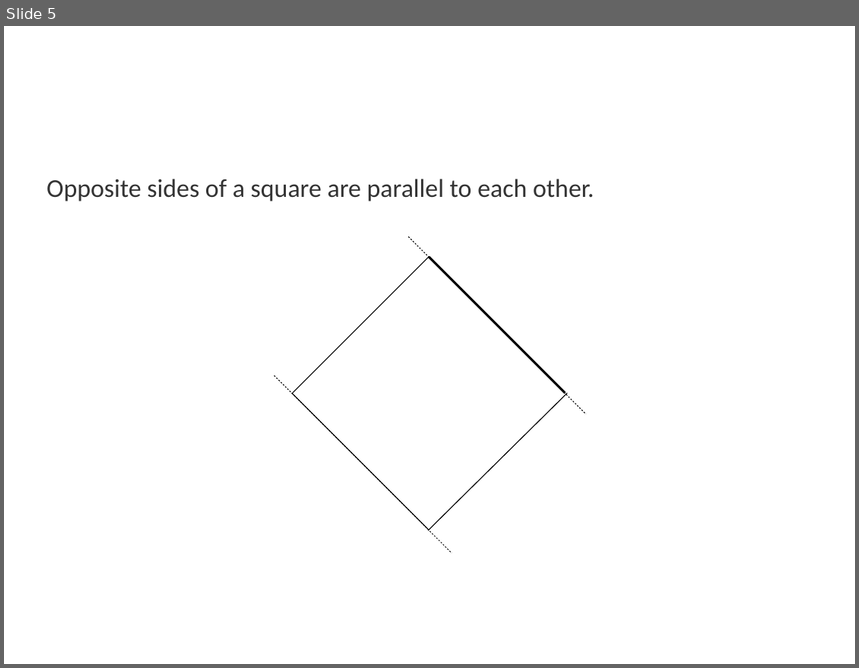
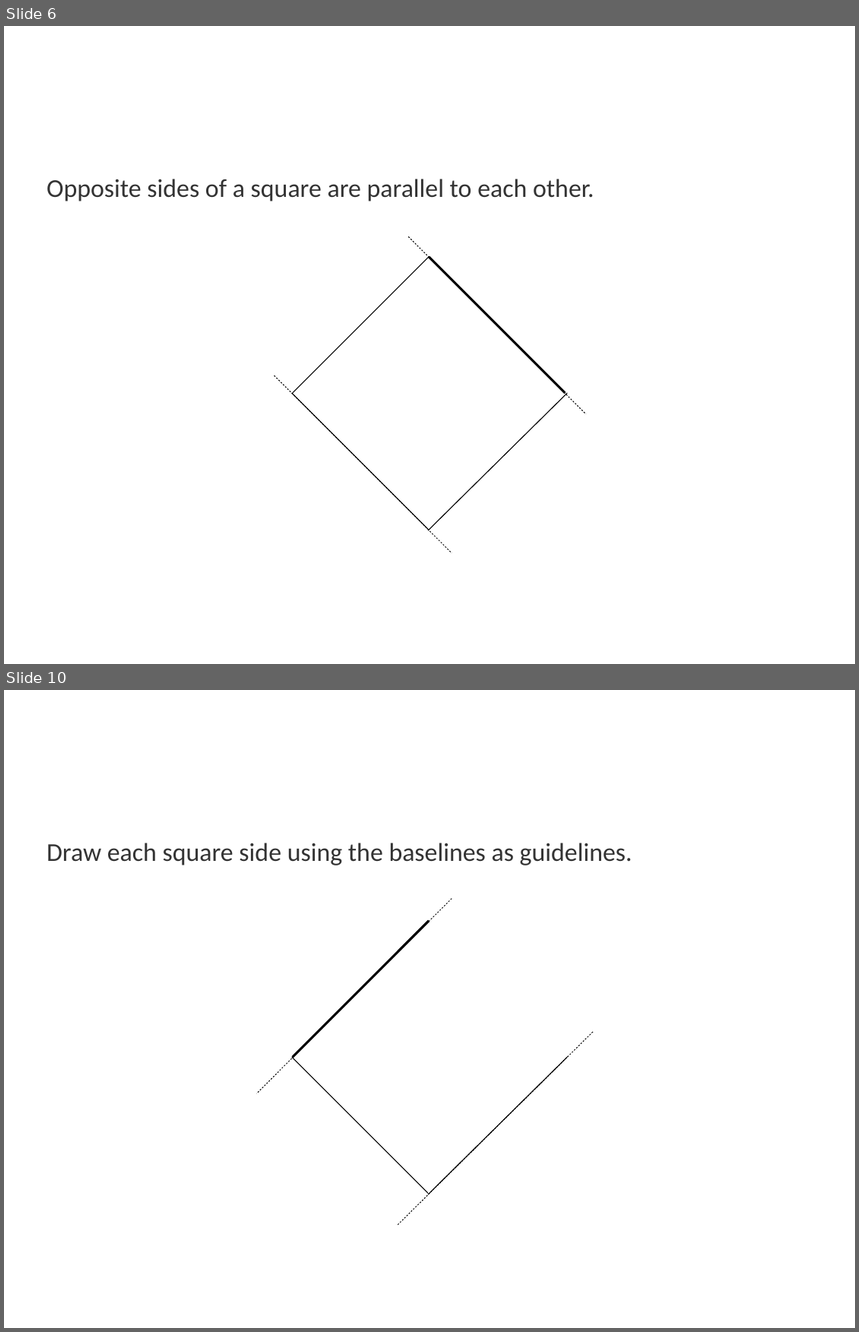
Before and after one commit to tigerfarm/tfpfiles, a slide deck: books/content/cubes/2DrawSquare1a.odp. Shown one above the other, each under a label of ours: slide 5 before the commit, slides 6 and 10 after it; the slides between them are not shown. The pictures are 859x668 and 859x1332 pixels, drawn with LibreOffice and Linux fonts; fonts in the diff are those of the drawing; background and template pictures are left out. Boxes give left, top, right and bottom in pixels: in the first picture for what was removed or moved away, otherwise in the second. Text is boxed around its words. In the diff, an @@ line names an element or a change of style, - is before the commit and + after.

```diff
--- a/books/content/cubes/2DrawSquare1a.odp
+++ b/books/content/cubes/2DrawSquare1a.odp
@@ slide 10 added at bbox=[4, 690, 855, 1328], background picture (left out) @@
@@ text added at bbox=[47, 843, 633, 866], 24 pt, text #333333 @@
+Draw each square side using the baselines as guidelines.
@@ line added from (452, 898) to (256, 1094), #000000 0.71 pt @@
@@ line added from (429, 921) to (293, 1057), #000000 2.15 pt @@
@@ line added from (593, 1032) to (398, 1225), #000000 0.71 pt @@
@@ line added from (428, 1194) to (292, 1057), #000000 0.79 pt @@
@@ line added from (568, 1058) to (428, 1195), #000000 0.79 pt @@
@@ what was slide 5 is now slide 6 @@
```
Also in this commit, not shown: 3 slides changed, 9 other slides added, 2 other files.
